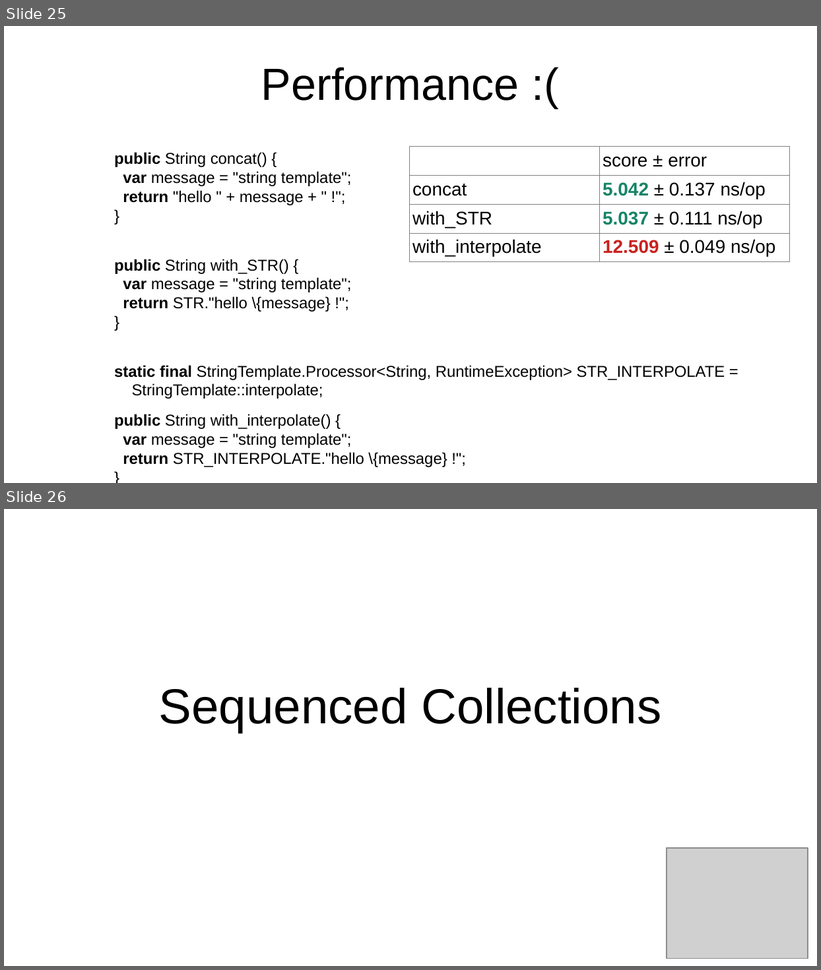
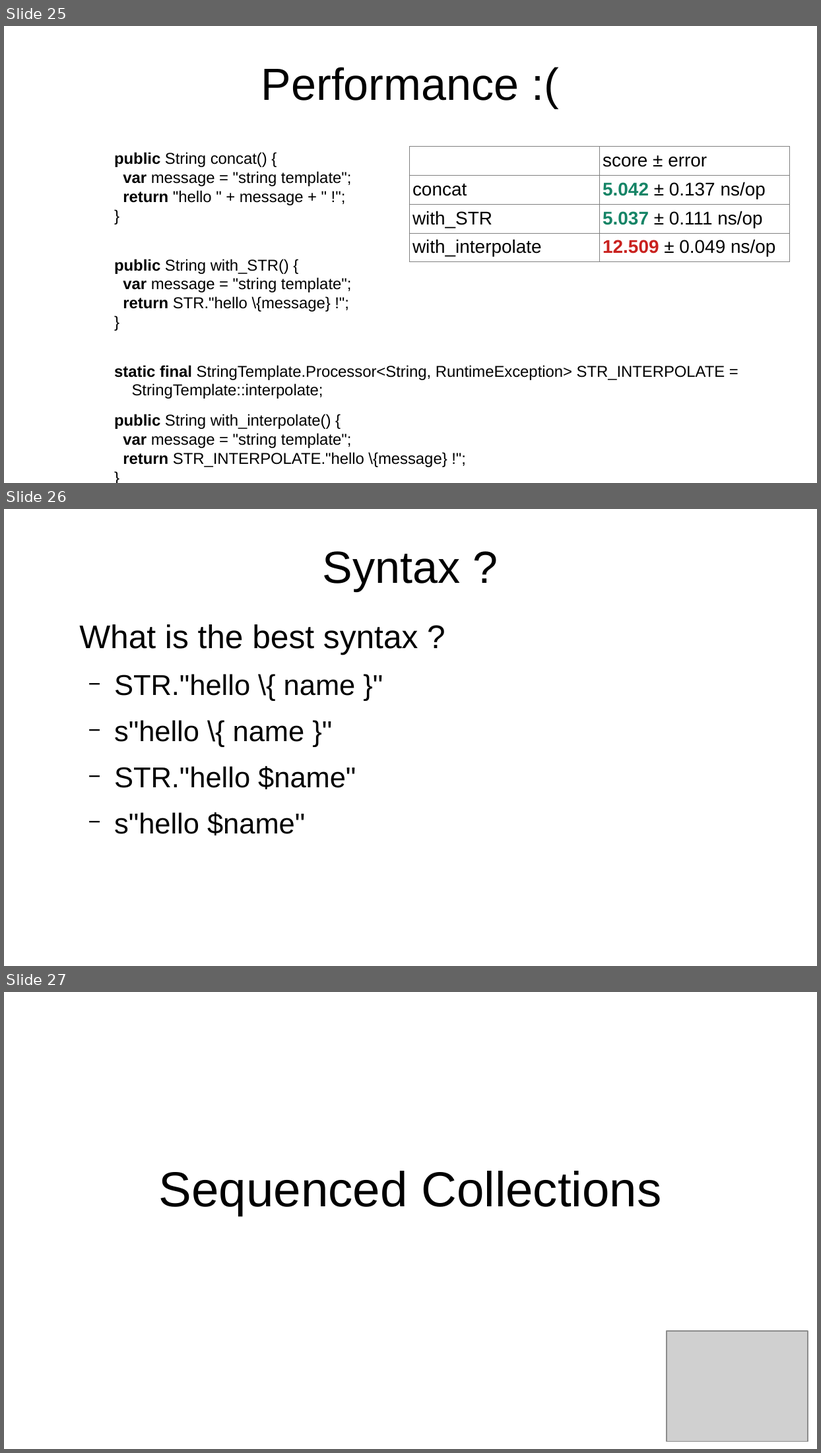
Before and after one commit to forax/java-21-demo, a slide deck: Java 21 add sparkle to your life.odp. Shown one above the other, each under a label of ours: slides 25 and 26 before the commit, slides 25, 26 and 27 after it. The pictures are 821x970 and 821x1453 pixels, drawn with LibreOffice and Linux fonts; fonts in the diff are those of the drawing; grey boxes stand for pictures. Boxes give left, top, right and bottom in pixels: in the first picture for what was removed or moved away, otherwise in the second. Text is boxed around its words. In the diff, an @@ line names an element or a change of style, - is before the commit and + after.

Commit message:
add a slide about the template processor syntax

```diff
--- a/Java 21 add sparkle to your life.odp
+++ b/Java 21 add sparkle to your life.odp
@@ slide 26 added at <box>4,509,817,966</box>, background #FFFFFF @@
@@ title added at <box>323,551,461,591</box>, 44 pt, text #000000 @@
+Syntax ?
@@ text added at <box>79,625,418,836</box>, 28 pt, text #000000 @@
+What is the best syntax ?
+  − STR."hello \{ name }"
+  − s"hello \{ name }"
+  − STR."hello $name"
+  − s"hello $name"
@@ what was slide 26 is now slide 27 @@
```
Also in this commit, not shown: 1 slide changed, 1 other file.
